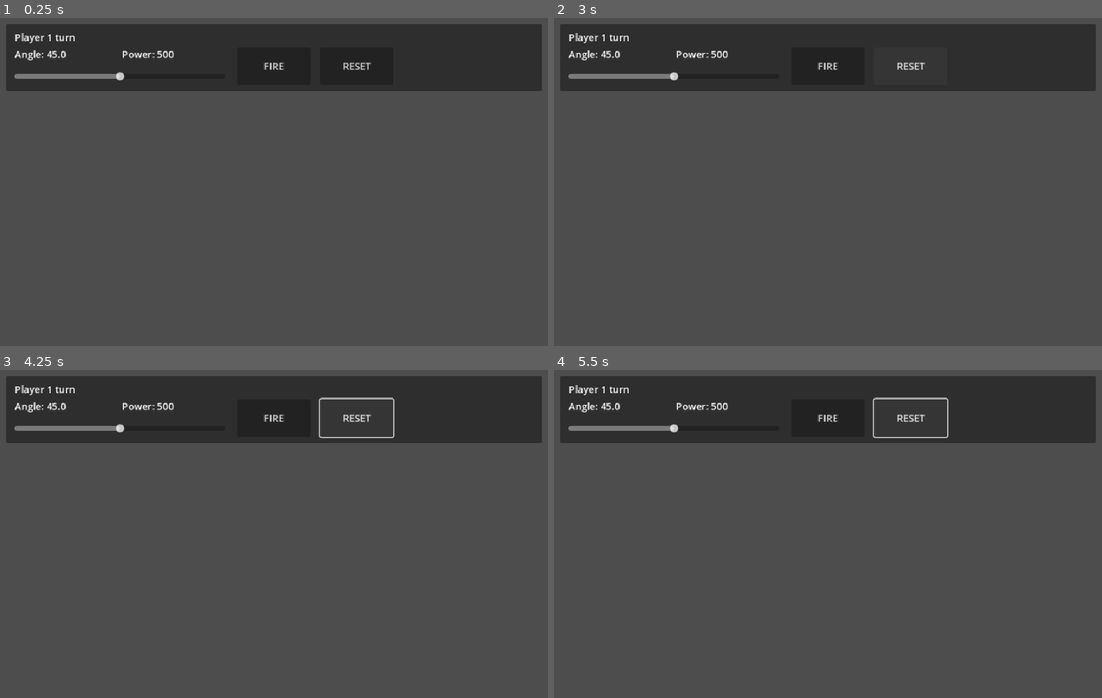
Above: before the commit, frames 1-4 (two rows, left to right).
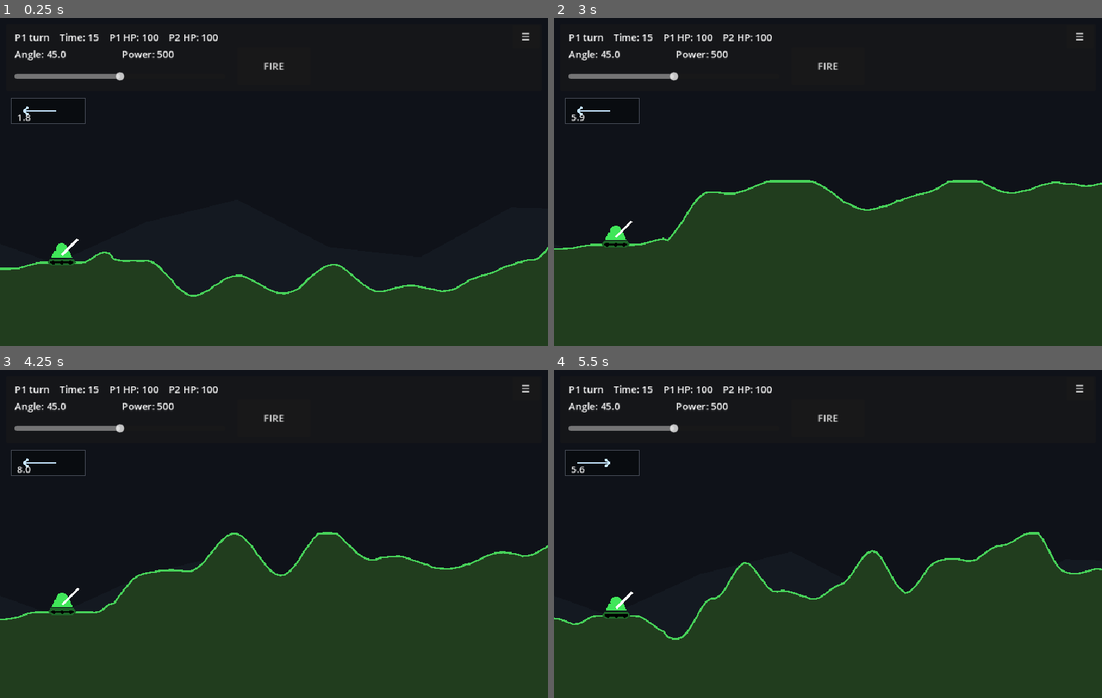
Above: after the commit, the same moments.

Repository: nwrowe/tilt-tanks
Game: Godot game, scene res://scenes/Main.tscn
The game is run twice, just before and just after one commit, with the same random seed, the same clock (stepped at 60 frames per second) and the same inputs.
Inputs (mouse positions are in pixels of both pictures, inside the frame that each line leads up to):
- Up to frame 1 (0.25 s): no input
- Up to frame 2 (3 s): click (1080, 37) at 0.5 s, where only the run after the commit has a clickable "☰"; click "FIRE" at 1.25 s; click (1014, 93) at 2 s, where only the run after the commit has a clickable "Rematch"; click (910, 67) at 2.75 s, where only the run before the commit has a clickable "RESET"
- Up to frame 3 (4.25 s): hold Right from 3.53 s (still down); hold R from 3.53 s (still down)
- Up to frame 4 (5.5 s): release Right at 4.28 s; release R at 4.28 s; hold Down 4.28-5.03 s; tap R at 4.35 s; hold Right from 5.03 s (still down); hold R from 5.03 s (still down)

The runs differ from the first frame. In frame 1, 95% of the frame differs, in the area x 0-100%, y 0-100%; in frame 2, 97%; in frame 3, 97%; in frame 4, 97%.
Error before the commit: Parse Error: Expected end of statement after expression, found "Identifier" instead. (res://scripts/Main.gd:166)

Commit message:
Fix menu toggle parse error

Diff:
--- a/scripts/Main.gd
+++ b/scripts/Main.gd
@@ -163,11 +163,14 @@
 func _toggle_menu() -> void:
 	if game_over:
 		return
-	menu_panel.visible = not menu_panel.visible	overlay_open = menu_panel.visible
+	menu_panel.visible = not menu_panel.visible
+	overlay_open = menu_panel.visible
 
 func _hide_overlays() -> void:
-	menu_panel.visible = false
-	end_panel.visible = false
+	if menu_panel != null:
+		menu_panel.visible = false
+	if end_panel != null:
+		end_panel.visible = false
 	overlay_open = false
 	end_popup_shown = false
 
@@ -290,7 +293,6 @@
 	var max_x: float = WORLD_WIDTH - 45.0
 	var new_x: float = clampf(tank_positions[current_player].x + direction * TANK_MOVE_SPEED * delta, min_x, max_x)
 
-	# Keep a minimum separation so players cannot drive into each other.
 	var other_player: int = 1 - current_player
 	if absf(new_x - tank_positions[other_player].x) < 90.0:
 		return
